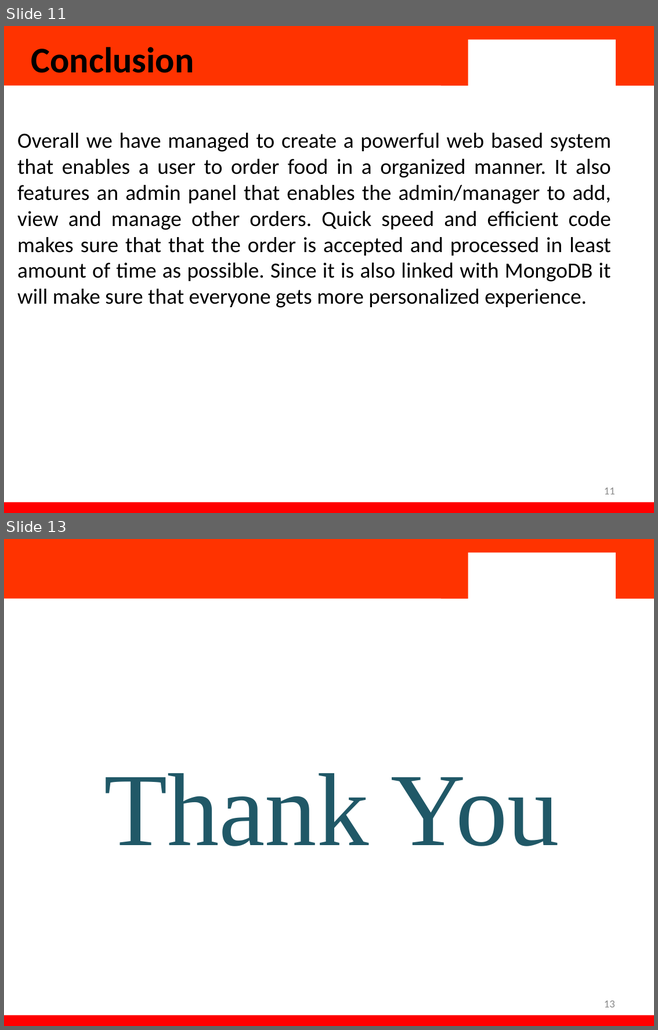
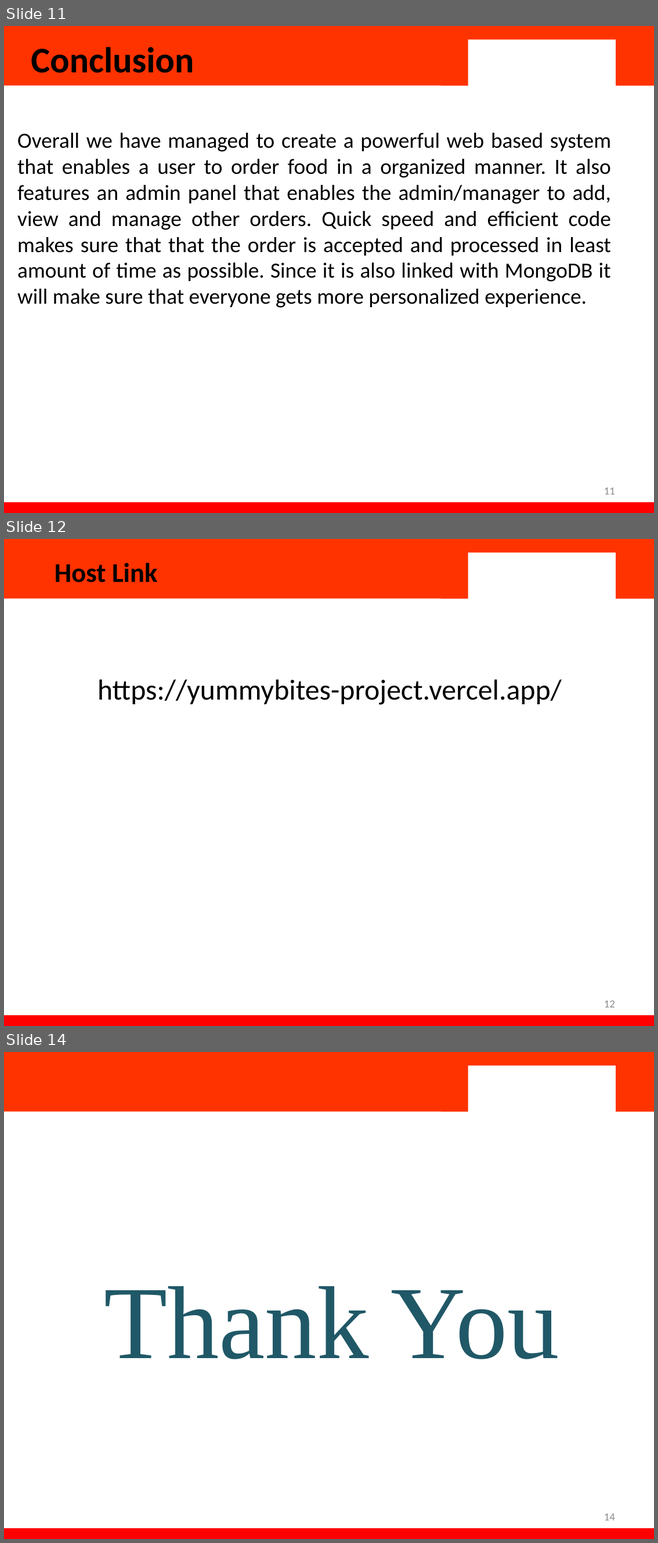
Before and after one commit to JayArindam/yummybites, a slide deck: YummyBite.pptx. Shown one above the other, each under a label of ours: slides 11 and 13 before the commit, slides 11, 12 and 14 after it; the slides between them are not shown. The pictures are 658x1030 and 658x1543 pixels, drawn with LibreOffice and Linux fonts; fonts in the diff are those of the drawing; background and template pictures are left out. Boxes give left, top, right and bottom in pixels: in the first picture for what was removed or moved away, otherwise in the second. Text is boxed around its words. In the diff, an @@ line names an element or a change of style, - is before the commit and + after.

```diff
--- a/YummyBite.pptx
+++ b/YummyBite.pptx
@@ slide 12 added at [4,539,654,1026], background #FFFFFF; not listed: 4 template elements that a slide beside it also shows @@
@@ title added at [54,563,157,583], 30 pt, text #000000, bold @@
+Host Link
@@ subtitle added at [97,679,561,705], 32 pt, text #000000 @@
+https://yummybites-project.vercel.app/
@@ page number added at [604,1001,615,1008], 12 pt, text #898989 @@
+12
@@ what was slide 13 is now slide 14 @@
@@ page number at [604,1514,615,1521]: text changed @@
-13
+14
```
Also in this commit, not shown: 2 slides changed.
